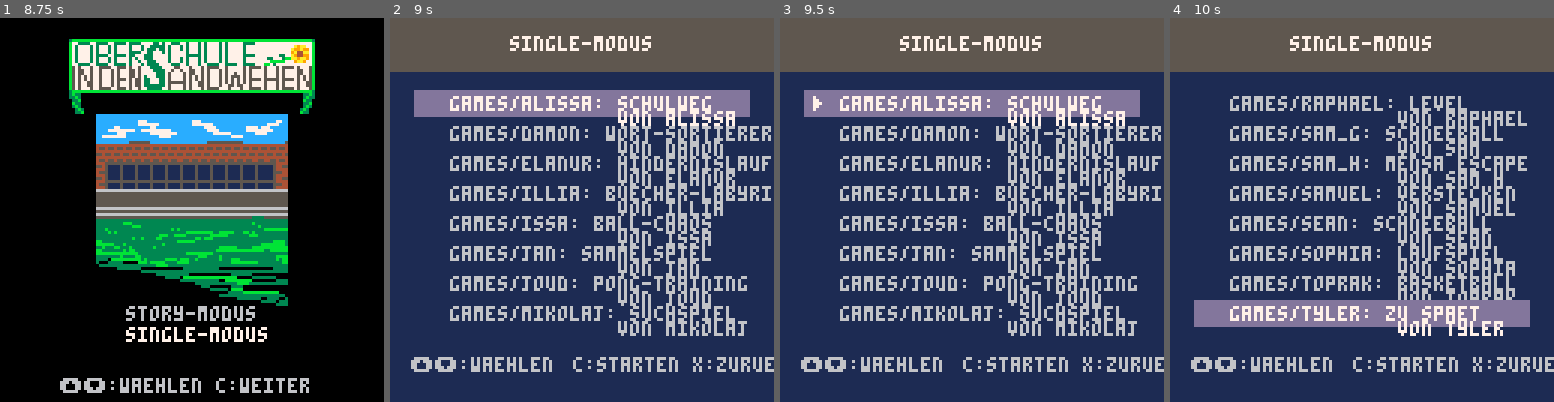
Above: before the commit, frames 1-4 (left to right).
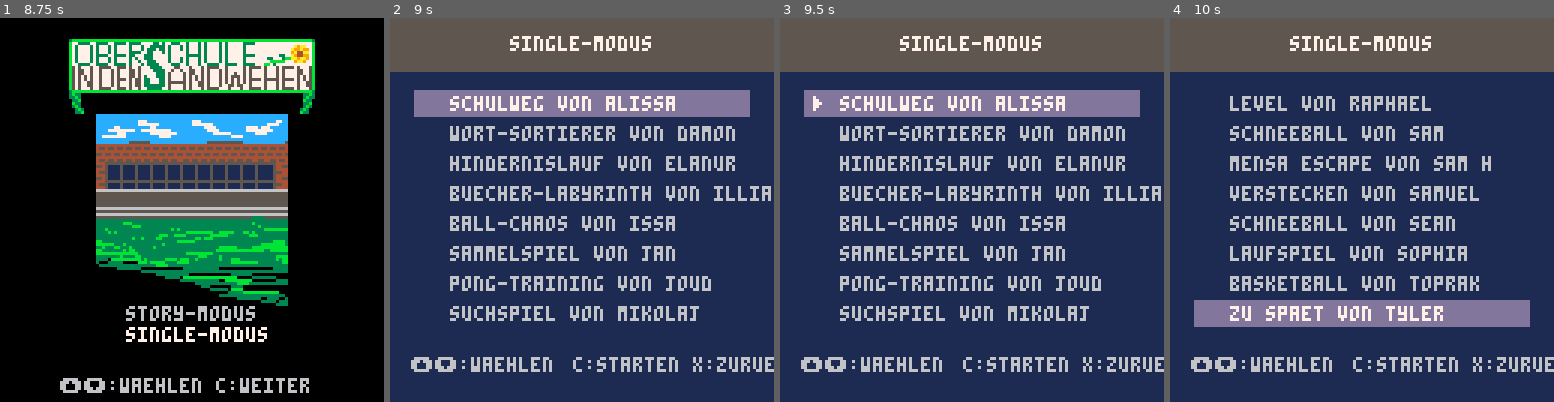
Above: after the commit, the same moments.

Repository: fpiesik/sursa_25-26
Game: PICO-8 cartridge sursa.p8
Same seed, same stepped clock (60 frames per second), same inputs: the game is played once before the commit and once after it.
Inputs:
- Up to frame 1 (8.75 s): tap X (X key) at 0.33, 1.07, 1.85, 2.97, 4.08, 5.2, 6.32, 7.43, 8.55 s; tap O (Z key) at 0.7, 1.7, 2.1, 2.5, 2.9, 3.3, 3.7, 4.1, 4.5, 4.9, 5.3, 5.7, 6.1, 6.5, 6.9, 7.3, 7.7, 8.1, 8.5 s; hold Up 2.15-2.42 s; hold Down 3.63-3.97 s; hold Up 4.73-5.03 s; hold Down 5.73-6.03 s; hold Up 7.18-7.45 s; hold Down from 8.67 s (still down)
- Up to frame 2 (9 s): keep holding Down; tap O (Z key) at 8.9 s
- Up to frame 3 (9.5 s): release Down at 9 s; tap O (Z key) at 9.3 s
- Up to frame 4 (10 s): tap X (X key) at 9.67 s; tap O (Z key) at 9.7 s; hold Up from 9.77 s (still down)

Frame 1 is identical in both runs. In frame 2, 12% of the frame differs, in the area x 15-100%, y 20-83%; in frame 3, 12%; in frame 4, 11%.

Commit message:
Fix single mode game list formatting

Diff:
--- a/sursa.p8
+++ b/sursa.p8
@@ -224,8 +224,7 @@
    c=7
    if blink<30 then print("▶",11,y,c) end
   end
-  print(levels[i][1]..": "..levels[i][2],20,y,c)
-  print("von "..levels[i][3],76,y+5,c)
+  print(levels[i][2].." von "..levels[i][3],20,y,c)
  end
 end
 
